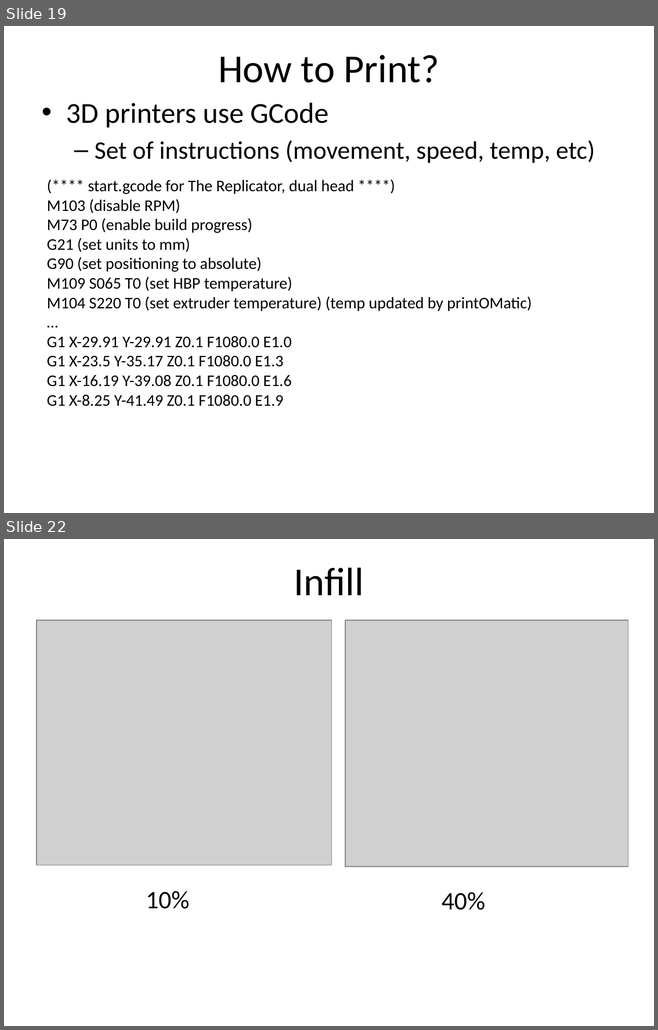
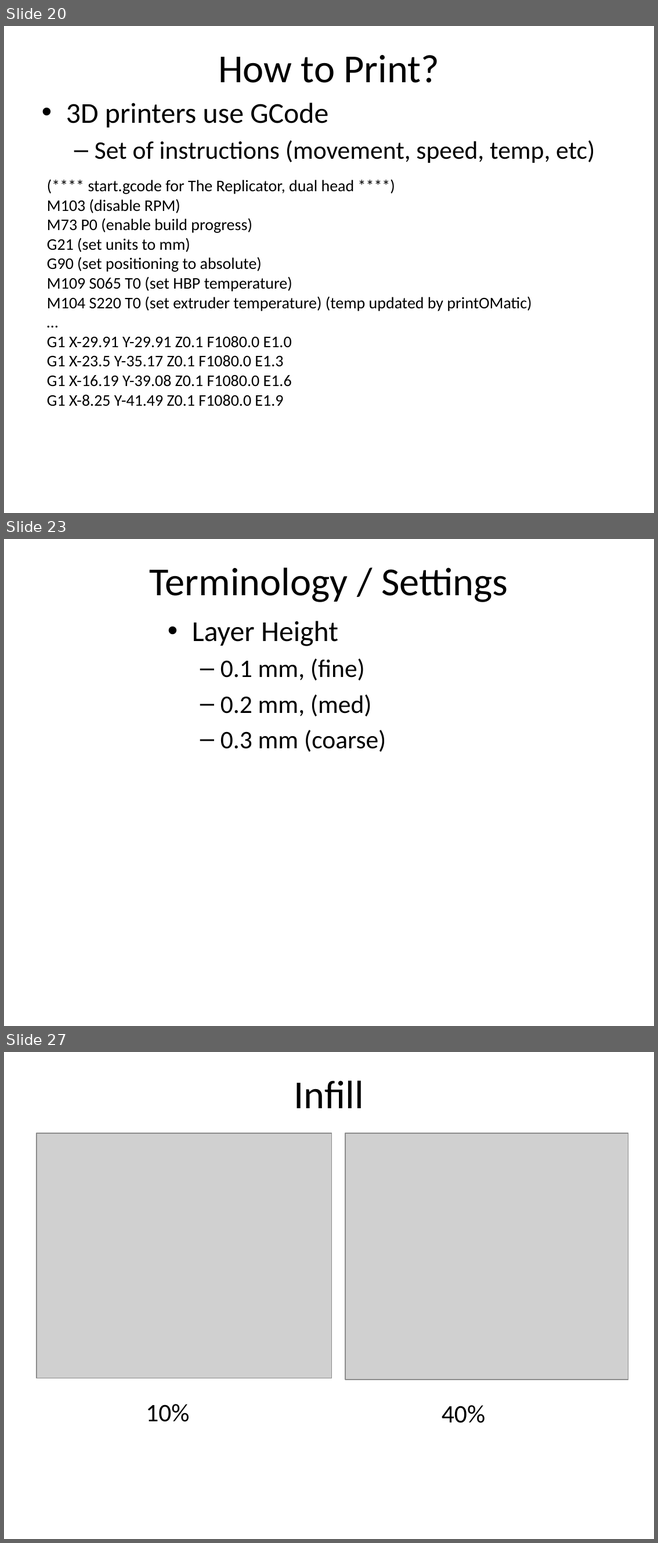
Before and after one commit to dykebert/GDI_3D_Printing_Intro, a slide deck: Introduction to 3D Printing.pptx. Shown one above the other, each under a label of ours: slides 19 and 22 before the commit, slides 20, 23 and 27 after it; the slides between them are not shown. The pictures are 658x1030 and 658x1543 pixels, drawn with LibreOffice and Linux fonts; fonts in the diff are those of the drawing; grey boxes stand for pictures. Boxes give left, top, right and bottom in pixels: in the first picture for what was removed or moved away, otherwise in the second. Text is boxed around its words. In the diff, an @@ line names an element or a change of style, - is before the commit and + after.

```diff
--- a/Introduction to 3D Printing.pptx
+++ b/Introduction to 3D Printing.pptx
@@ slide 23 added at <box>4,539,654,1026</box>, background #FFFFFF @@
@@ title added at <box>149,567,508,602</box>, 44 pt, text #000000 @@
+Terminology / Settings
@@ text added at <box>192,621,386,752</box>, 28 pt, text #000000 @@
+• Layer Height
+  – 0.1 mm, (fine)
+  – 0.2 mm, (med)
+  – 0.3 mm (coarse)
@@ what was slide 19 is now slide 20 @@
@@ what was slide 22 is now slide 27 @@
```
Also in this commit, not shown: 4 slides changed, 6 other slides added.
